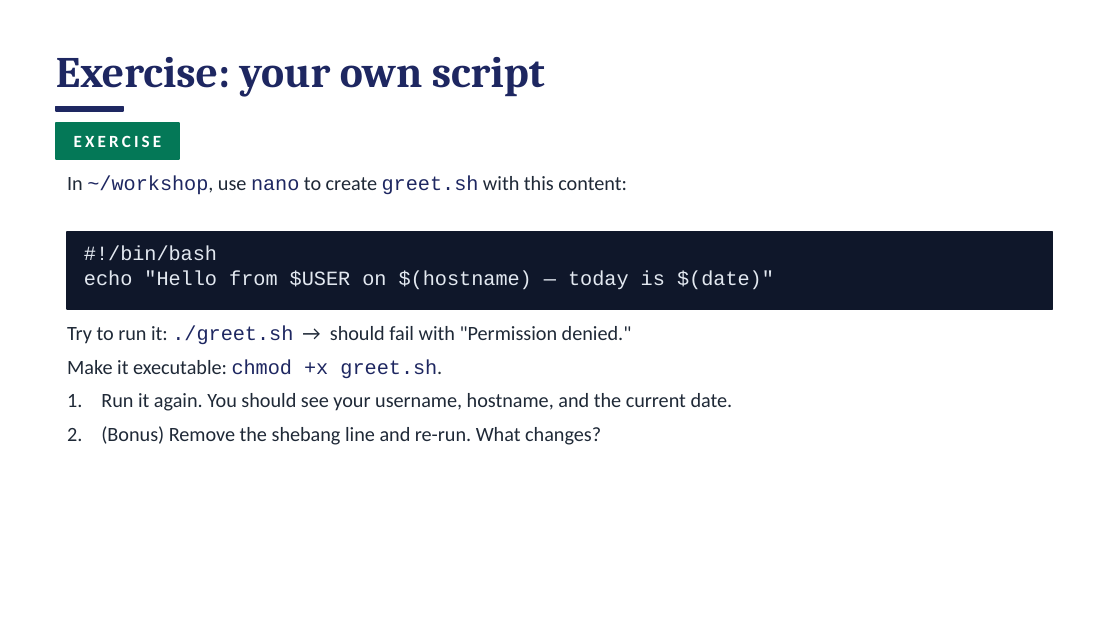
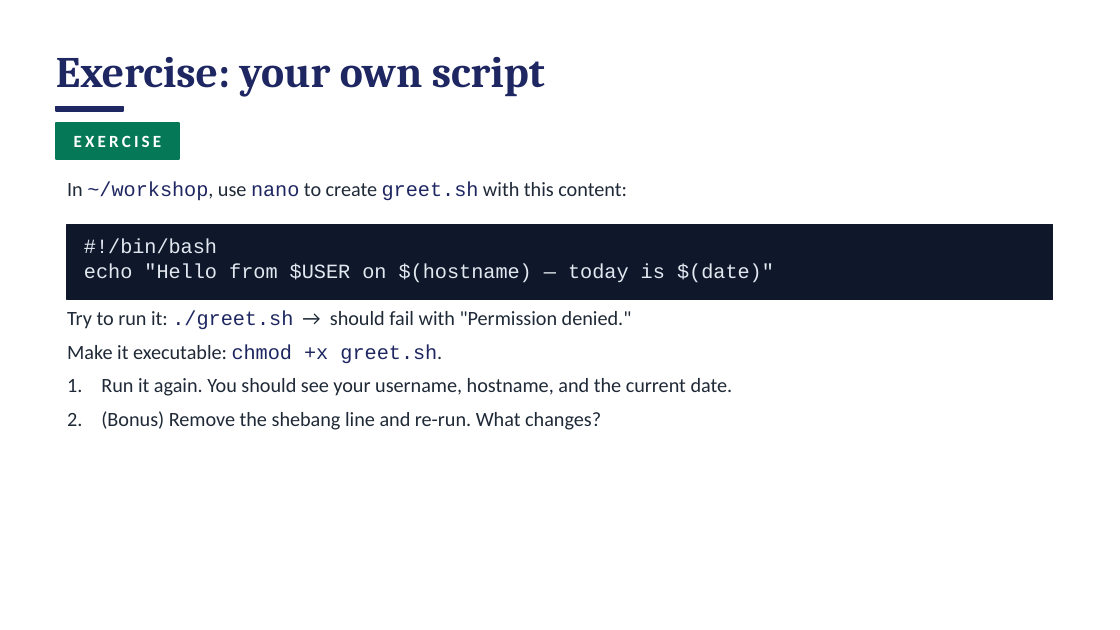
Before and after one commit to access-ci-org/Operations-STEP-2026, a slide deck: slide 60 of Linux_Terminal/DRAFT_workshop-linux-session1.pptx (slide 61 before the commit). Drawn at 1120x630 pixels with LibreOffice and Linux fonts; fonts in the diff are those of the drawing. Boxes give left, top, right and bottom in pixels: in the first picture for what was removed or moved away, otherwise in the second. Text is boxed around its words. In the diff, an @@ line names an element or a change of style, - is before the commit and + after.

```diff
--- a/Linux_Terminal/DRAFT_workshop-linux-session1.pptx
+++ b/Linux_Terminal/DRAFT_workshop-linux-session1.pptx
@@ text "In ~/workshop, use nano to ...": place and size @@
-text "In ~/workshop, use nano to ..." at (67,176,627,195)
+text "In ~/workshop, use nano to ..." at (67,181,627,201)
@@ rectangle: place and size @@
-rectangle at (67,232,1053,309)
+rectangle at (67,225,1053,300)
@@ text "#!/bin/bash": place and size @@
-text "#!/bin/bash" at (84,246,774,290)
+text "#!/bin/bash" at (84,239,774,283)
@@ text "Try to run it: ./greet.sh ...": place and size @@
-text "Try to run it: ./greet.sh ..." at (67,326,733,445)
+text "Try to run it: ./greet.sh ..." at (67,311,733,430)
```
Also in this commit, not shown: 92 other slides changed, 1 slide added, 3 slides removed, 1 other file.
